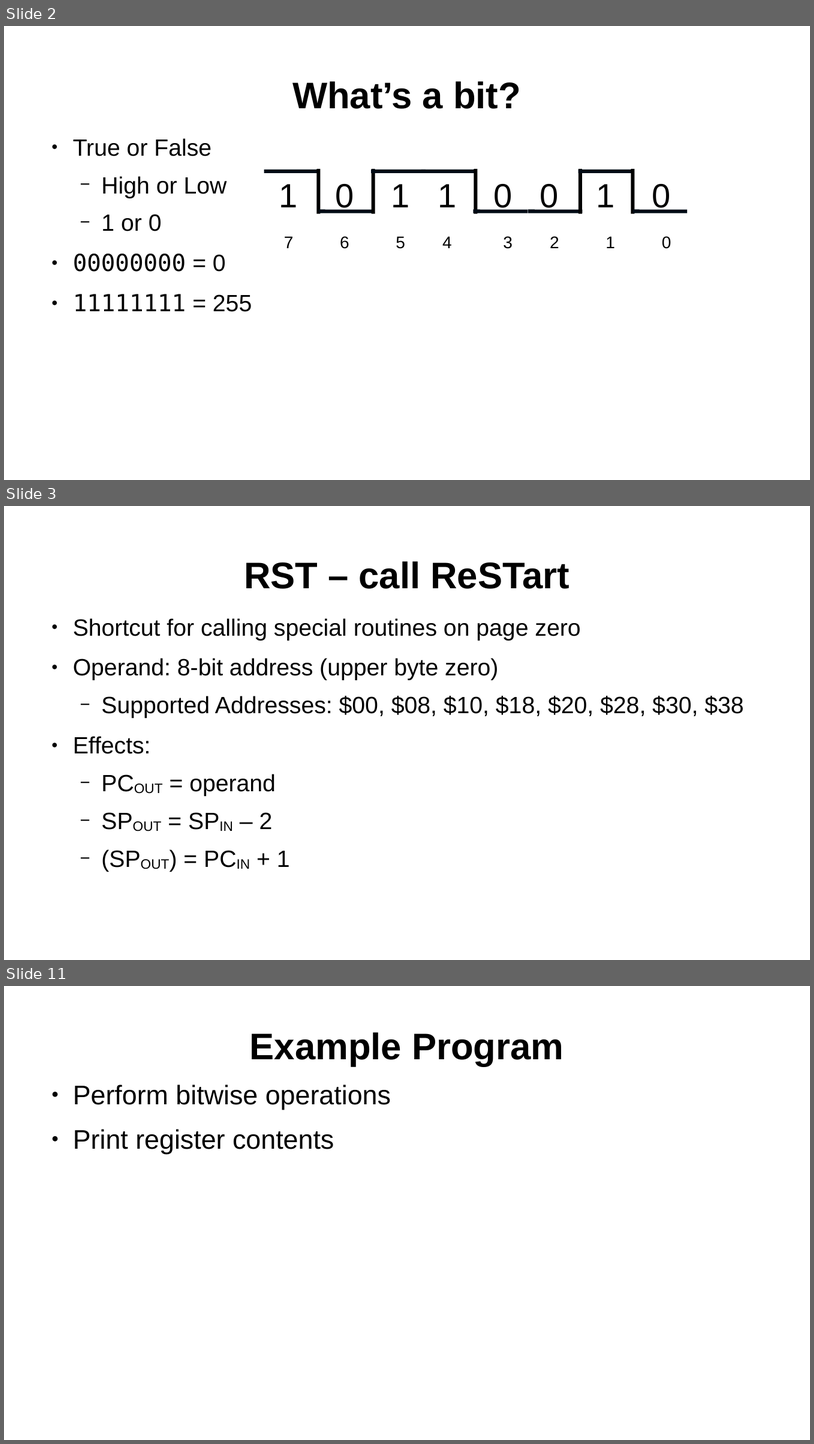
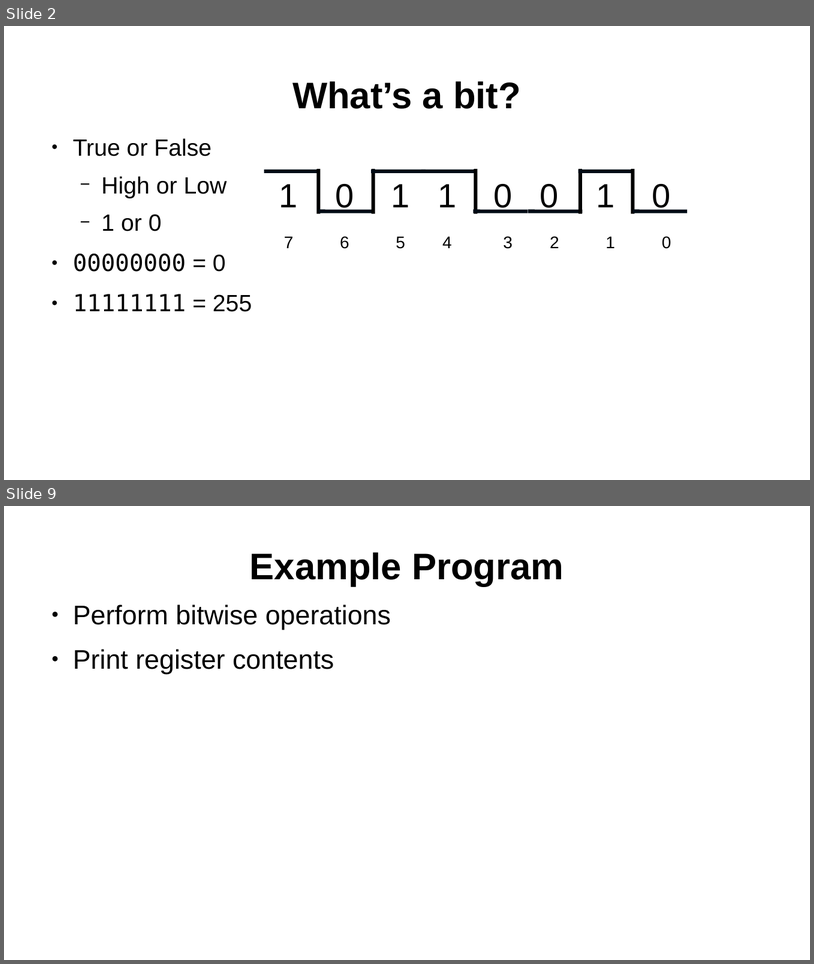
Before and after one commit to SlithyMatt/zxs-assembly-tutorial, a slide deck: Lesson7/Lesson7.odp. Shown one above the other, each under a label of ours: slides 2, 3 and 11 before the commit, slides 2 and 9 after it; the slides between them are not shown. The pictures are 814x1444 and 814x964 pixels, drawn with LibreOffice and Linux fonts; fonts in the diff are those of the drawing. Boxes give left, top, right and bottom in pixels: in the first picture for what was removed or moved away, otherwise in the second. Text is boxed around its words. In the diff, an @@ line names an element or a change of style, - is before the commit and + after.

```diff
--- a/Lesson7/Lesson7.odp
+++ b/Lesson7/Lesson7.odp
@@ slide 3 removed at box(4, 506, 810, 960), background #FFFFFF @@
@@ title removed at box(244, 561, 570, 589) @@
-RST – call ReSTart
@@ text removed at box(73, 618, 744, 867) @@
-● Shortcut for calling special routines on page zero
-● Operand: 8-bit address (upper byte zero)
-  − Supported Addresses: $00, $08, $10, $18, $20, $28, $30, $38
-● Effects:
-  − PCOUT = operand
-  − SPOUT = SPIN – 2
-  − (SPOUT) = PCIN + 1
@@ what was slide 11 is now slide 9 @@
```
Also in this commit, not shown: 6 slides added, 7 other slides removed.
